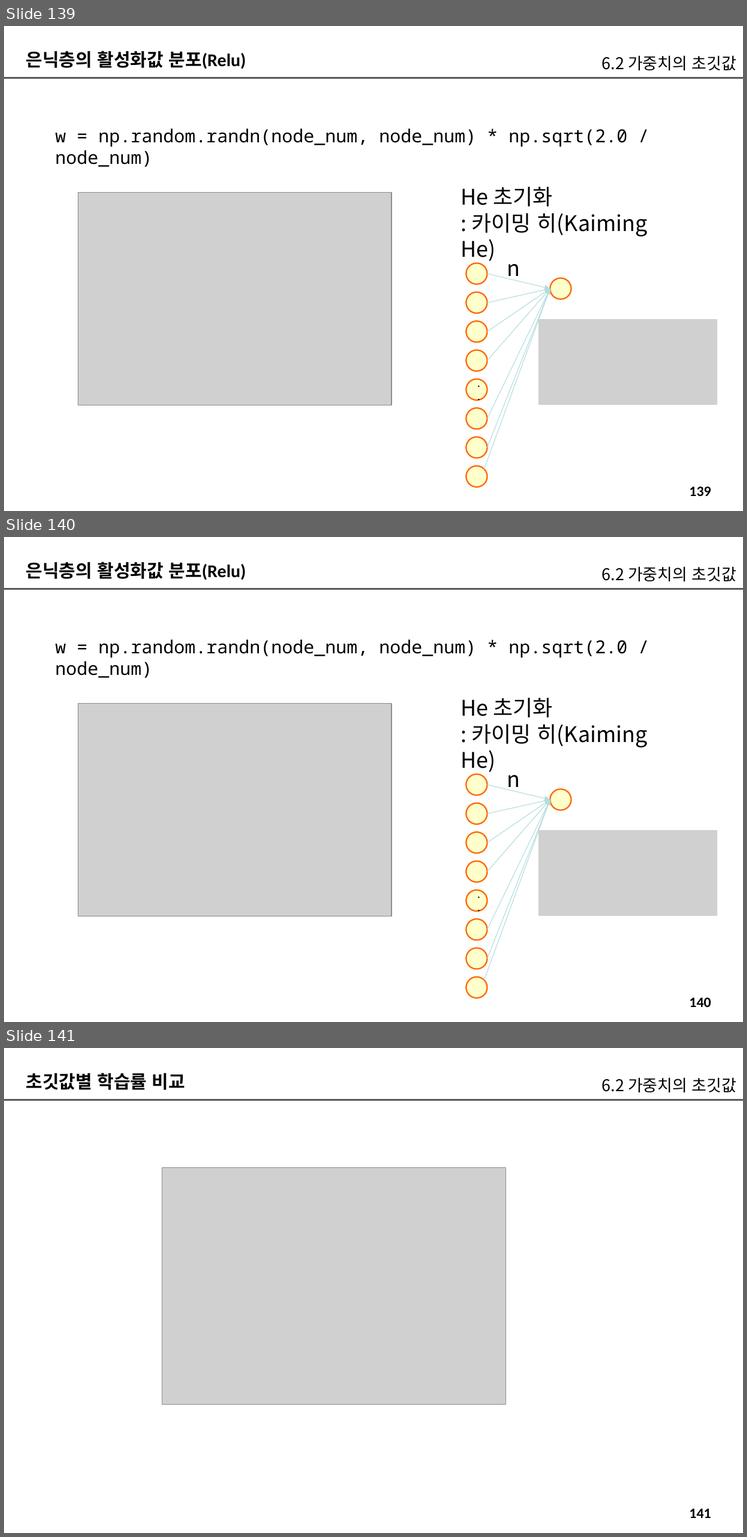
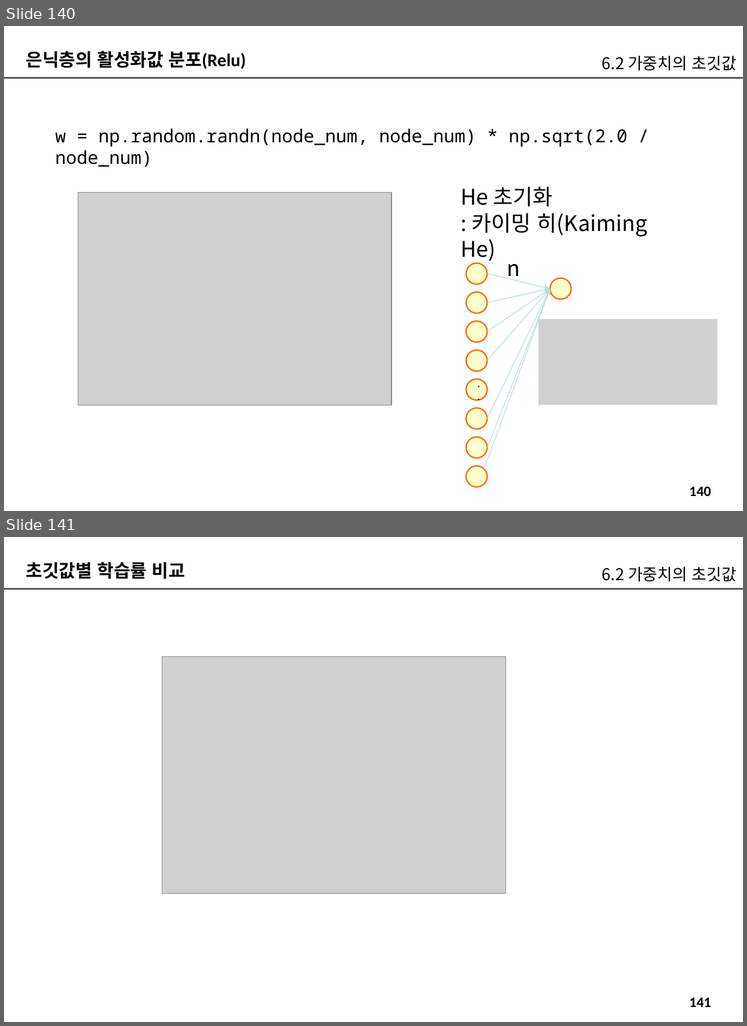
Before and after one commit to imguru-mooc/deep_learning_nlp, a slide deck: 인공지능_자연어처리_2_판서.pptx. Shown one above the other, each under a label of ours: slides 139, 140 and 141 before the commit, slides 140 and 141 after it. The pictures are 747x1537 and 747x1026 pixels, drawn with LibreOffice and Linux fonts; fonts in the diff are those of the drawing; grey boxes stand for pictures. Boxes give left, top, right and bottom in pixels: in the first picture for what was removed or moved away, otherwise in the second. Text is boxed around its words. In the diff, an @@ line names an element or a change of style, - is before the commit and + after.

```diff
--- a/인공지능_자연어처리_2_판서.pptx
+++ b/인공지능_자연어처리_2_판서.pptx
@@ slide 140 removed at bbox=[4, 537, 743, 1022], background #FFFFFF; not listed: 2 template elements that a slide beside it also shows @@
@@ text removed at bbox=[26, 562, 246, 580] @@
-은닉층의 활성화값 분포(Relu)
@@ text removed at bbox=[602, 566, 737, 581] @@
-6.2 가중치의 초깃값
@@ text removed at bbox=[55, 640, 627, 678] @@
-w = np.random.randn(node_num, node_num) * np.sqrt(2.0 / node_num)
@@ text removed at bbox=[461, 698, 648, 748] @@
-He 초기화
-: 카이밍 히(Kaiming He)
@@ picture removed at bbox=[78, 703, 391, 917] @@
@@ ellipse removed at bbox=[466, 775, 488, 796] @@
@@ arrow removed from (488, 785) to (551, 800) @@
@@ text removed at bbox=[507, 775, 520, 793] @@
-n
@@ ellipse removed at bbox=[466, 803, 488, 824] @@
@@ arrow removed from (484, 980) to (551, 800) @@
@@ arrow removed from (488, 814) to (551, 800) @@
@@ arrow removed from (488, 843) to (551, 800) @@
@@ arrow removed from (488, 872) to (551, 800) @@
@@ arrow removed from (488, 930) to (551, 800) @@
@@ arrow removed from (488, 959) to (551, 800) @@
@@ ellipse removed at bbox=[551, 790, 572, 811] @@
@@ ellipse removed at bbox=[466, 832, 488, 854] @@
@@ picture removed at bbox=[539, 830, 717, 916] @@
@@ ellipse removed at bbox=[466, 861, 488, 883] @@
@@ ellipse removed at bbox=[466, 890, 488, 912] @@
-..
@@ ellipse removed at bbox=[466, 920, 488, 941] @@
@@ ellipse removed at bbox=[466, 948, 488, 970] @@
@@ ellipse removed at bbox=[466, 977, 488, 998] @@
@@ what was slide 139 is now slide 140 @@
@@ page number at bbox=[689, 487, 711, 496]: text changed @@
-139
+140
```
Also in this commit, not shown: 3 slides changed, 2 slides added.
